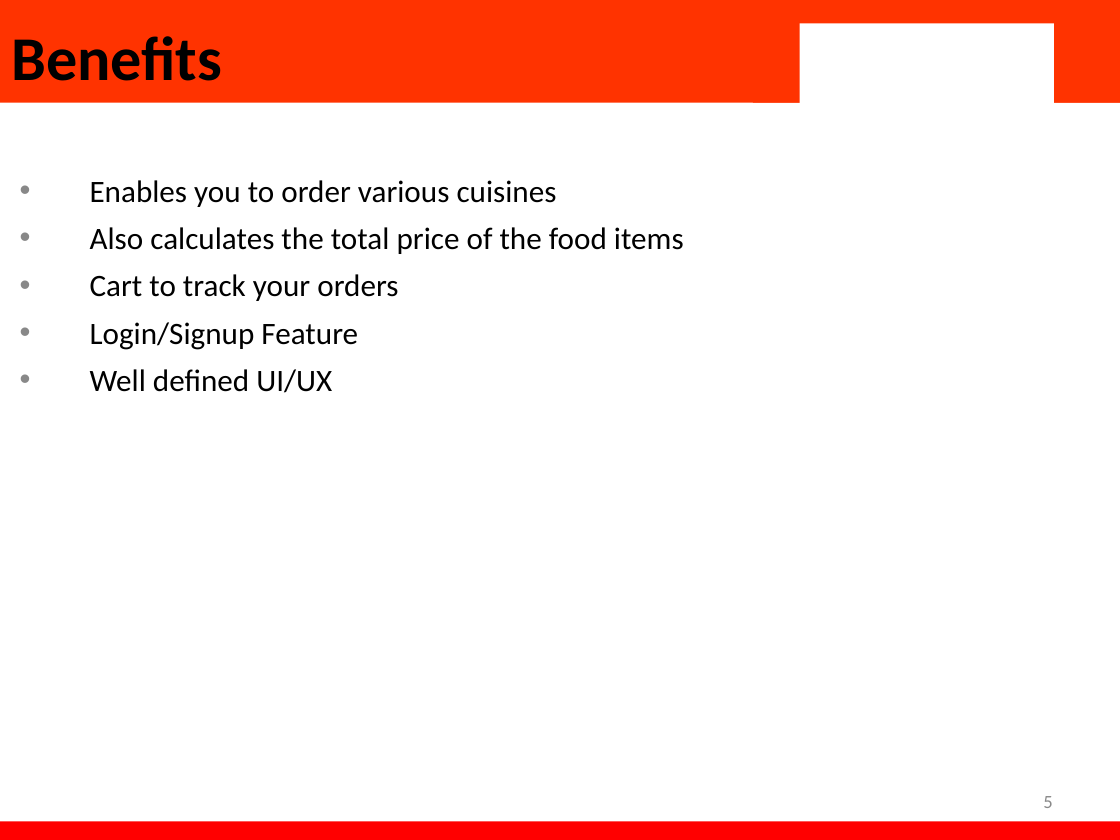
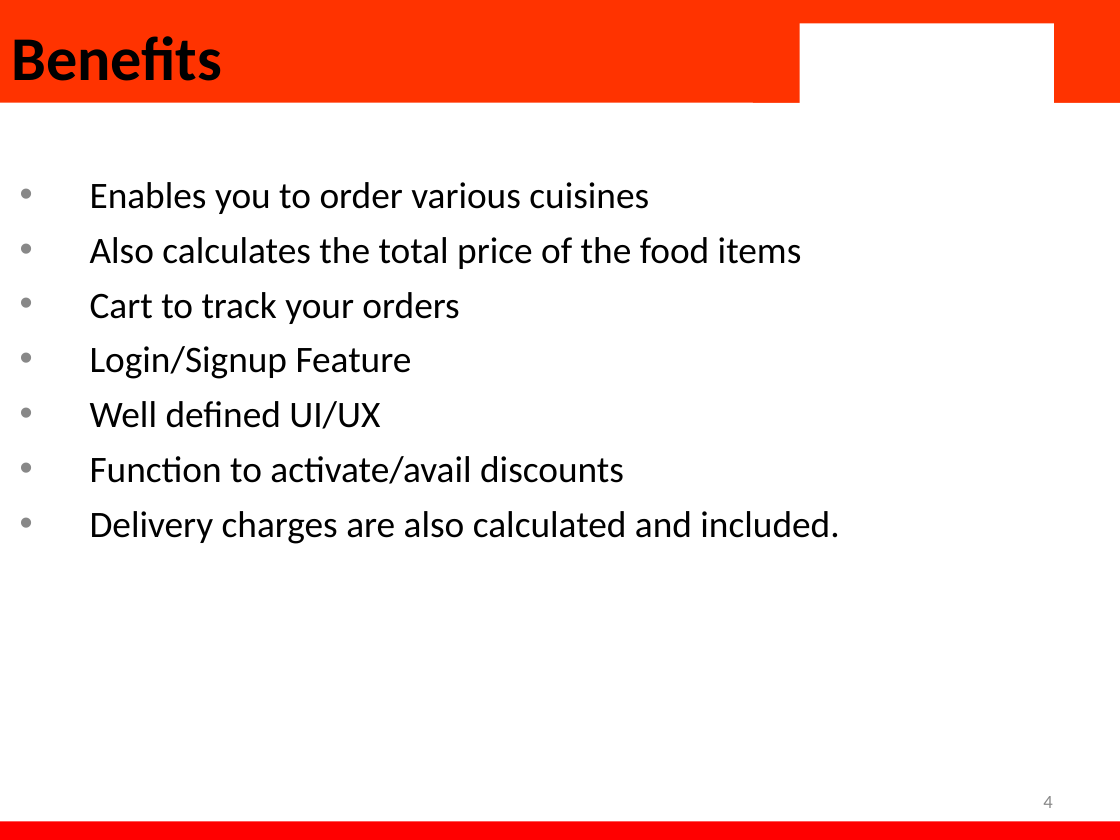
Before and after one commit to JayArindam/yummybites, a slide deck: slide 4 of YummyBite.pptx (slide 5 before the commit). Drawn at 1120x840 pixels with LibreOffice and Linux fonts; fonts in the diff are those of the drawing; background and template pictures are left out. Boxes give left, top, right and bottom in pixels: in the first picture for what was removed or moved away, otherwise in the second. Text is boxed around its words. In the diff, an @@ line names an element or a change of style, - is before the commit and + after.

```diff
--- a/YummyBite.pptx
+++ b/YummyBite.pptx
@@ subtitle at [90,182,802,429]: size 20 to 24 pt in "Enables you to order various cuisines", "Also calculates the total price of the ...", "Cart to track your orders", "Login/Signup Feature" and 1 more places @@
@@ subtitle at [90,456,839,544]: paragraphs added @@
+• Function to activate/avail discounts
+• Delivery charges are also calculated and included.
@@ page number at [1043,796,1052,808]: text changed @@
-5
+4
```
Also in this commit, not shown: 5 other slides changed, 6 slides added, 1 slide removed.
